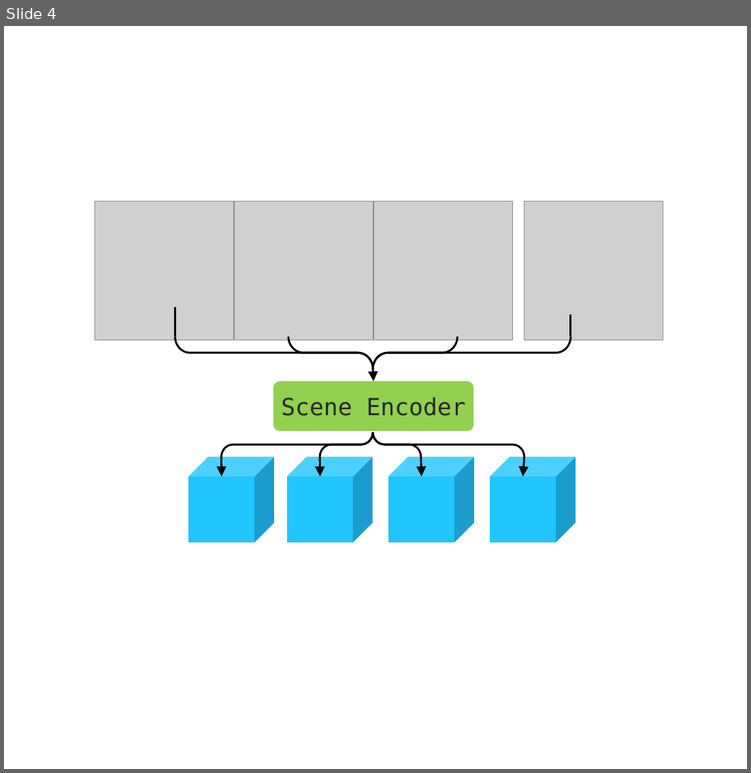
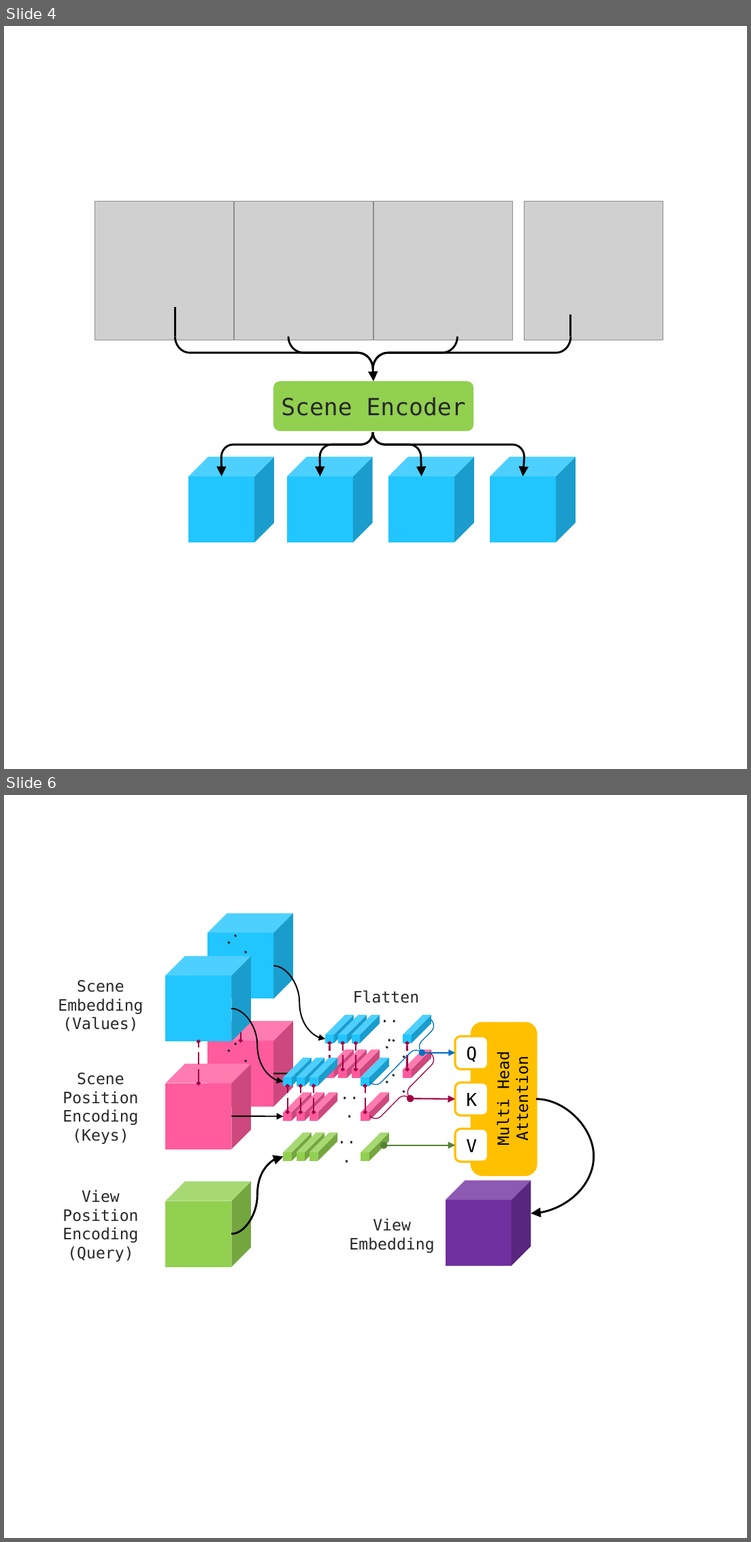
Before and after one commit to toonnyy8/ncku, a slide deck: final-proposal/img/img.pptx. Shown one above the other, each under a label of ours: slide 4 before the commit, slides 4 and 6 after it; the slides between them are not shown. The pictures are 751x773 and 751x1542 pixels, drawn with LibreOffice and Linux fonts; fonts in the diff are those of the drawing; grey boxes stand for pictures. Boxes give left, top, right and bottom in pixels: in the first picture for what was removed or moved away, otherwise in the second. Text is boxed around its words. In the diff, an @@ line names an element or a change of style, - is before the commit and + after.

```diff
--- a/final-proposal/img/img.pptx
+++ b/final-proposal/img/img.pptx
@@ slide 6 added at (4, 795, 747, 1538), background #FFFFFF @@
@@ group added at (58, 913, 594, 1266): 26 cubes, 13 double arrows, 11 rounded rectangles, 6 texts, 4 curved arrows, 2 arrows, 2 right braces @@
+Scene
+Embedding
+(Values)
+Scene
+Position
+Encoding
+(Keys)
+View
+Position
+Encoding
+(Query)
+...
+...
+V
+K
+Q
+Multi Head
+Attention
+Flatten
+View
+Embedding
+...
+...
+...
+...
+...
```
Also in this commit, not shown: 1 slide changed, 8 other files.
